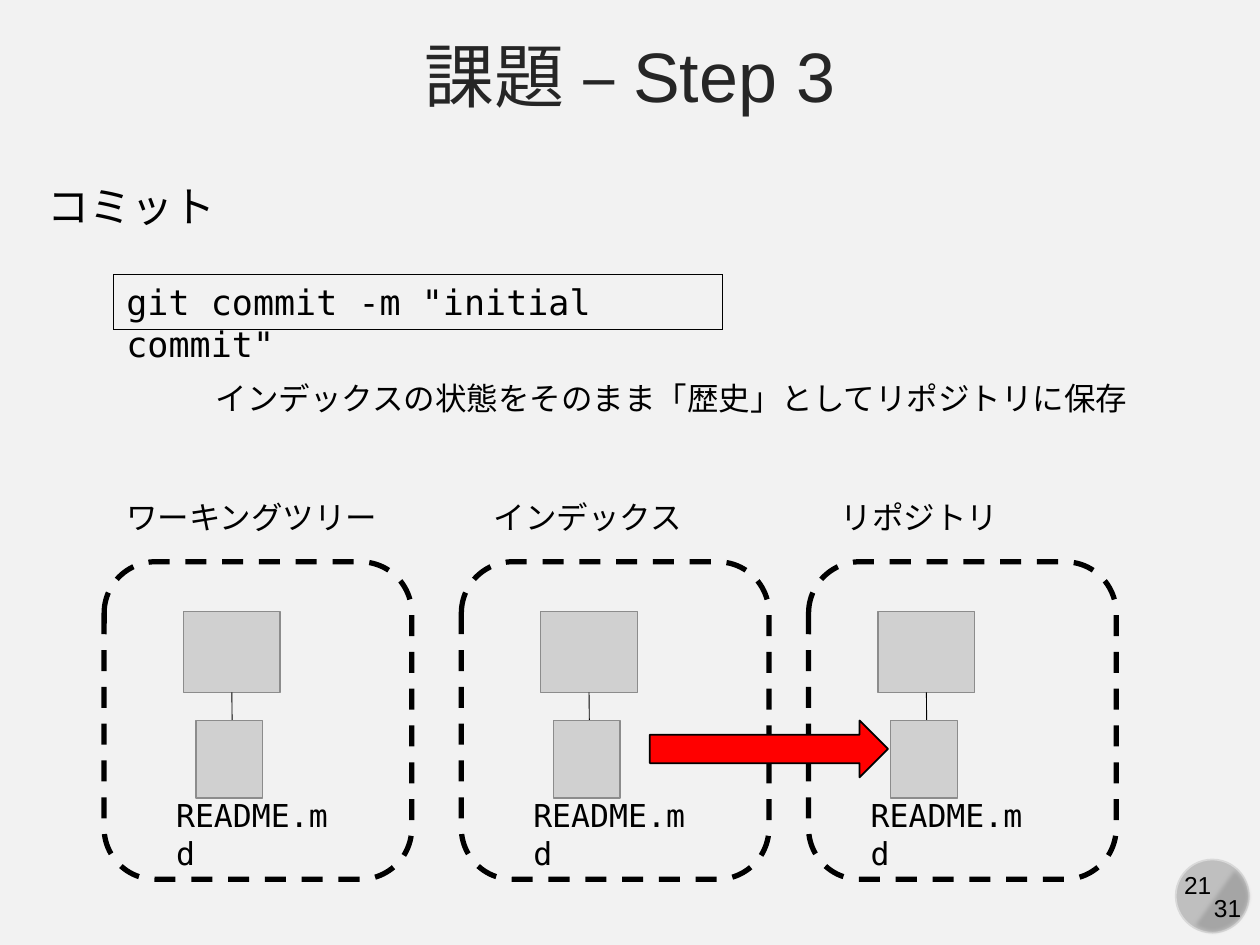
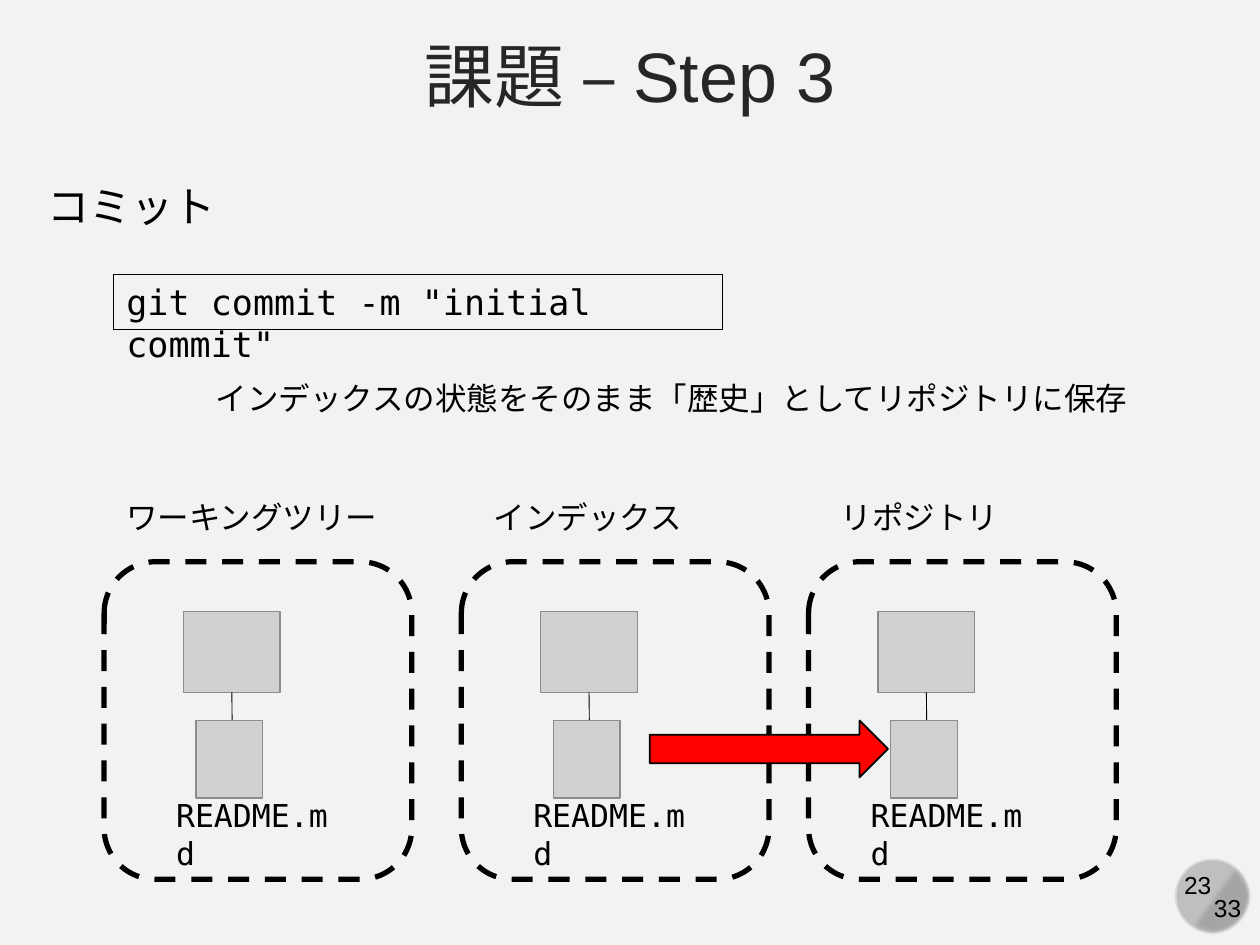
Before and after one commit to kaityo256/github, a slide deck: slide 23 of practice_basic/fig/slide.pptx (slide 21 before the commit). Drawn at 1260x945 pixels with LibreOffice and Linux fonts; fonts in the diff are those of the drawing; grey boxes stand for pictures. Boxes give left, top, right and bottom in pixels: in the first picture for what was removed or moved away, otherwise in the second. Text is boxed around its words. In the diff, an @@ line names an element or a change of style, - is before the commit and + after.

```diff
--- a/practice_basic/fig/slide.pptx
+++ b/practice_basic/fig/slide.pptx
@@ page number at <box>1184,877,1211,895</box>: text changed @@
-21
+23
@@ text at <box>1214,900,1241,923</box>: text changed @@
-31
+33
```
Also in this commit, not shown: 30 other slides changed, 2 slides added.
